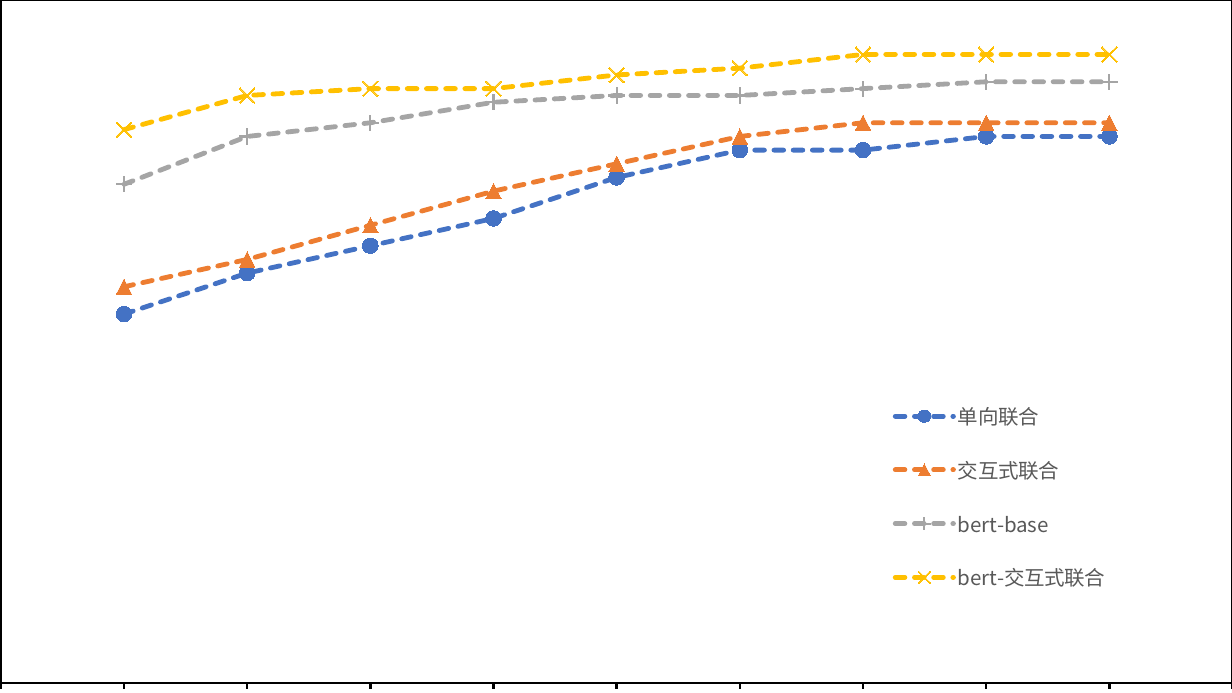
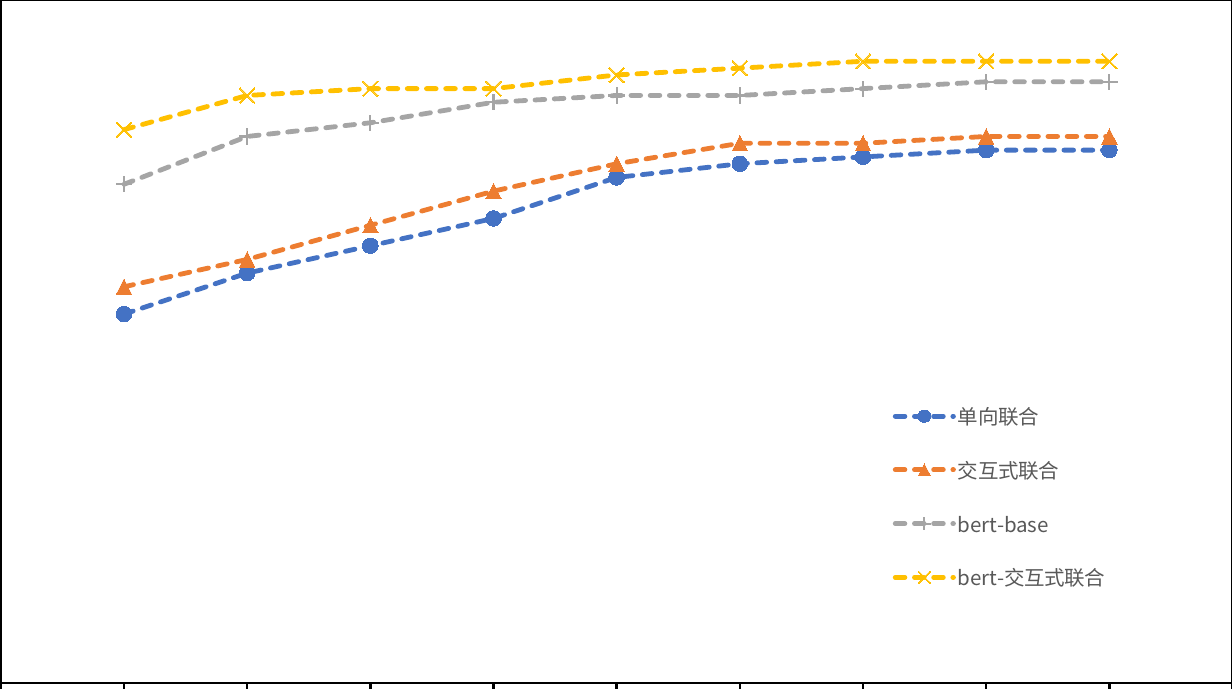
Before and after one commit to weixiao2333/zjuthesis-mphil, a slide deck: slide 19 of 论文图.pptx. Drawn at 1232x693 pixels with LibreOffice and Linux fonts; fonts in the diff are those of the drawing. Boxes give left, top, right and bottom in pixels: in the first picture for what was removed or moved away, otherwise in the second. Text is boxed around its words. In the diff, an @@ line names an element or a change of style, - is before the commit and + after.

```diff
--- a/论文图.pptx
+++ b/论文图.pptx
@@ line chart at (0, 0, 1232, 693) @@
-单向联合: -, 0.54, 0.6, 0.64, 0.68, 0.74, 0.78, 0.78, 0.8, 0.8, -
+单向联合: -, 0.54, 0.6, 0.64, 0.68, 0.74, 0.76, 0.77, 0.78, 0.78, -
-交互式联合: -, 0.58, 0.62, 0.67, 0.72, 0.76, 0.8, 0.82, 0.82, 0.82, -
+交互式联合: -, 0.58, 0.62, 0.67, 0.72, 0.76, 0.79, 0.79, 0.8, 0.8, -
@@ bert-交互式联合, 14: 0.92 to 0.91 @@
@@ bert-交互式联合, 16: 0.92 to 0.91 @@
@@ bert-交互式联合, 18: 0.92 to 0.91 @@
```
Also in this commit, not shown: 1 other file.
